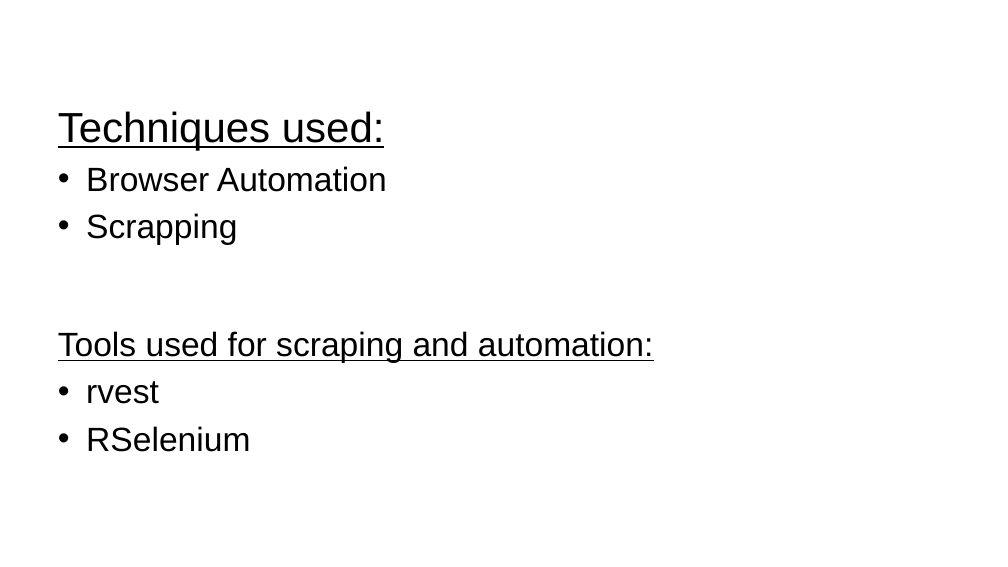
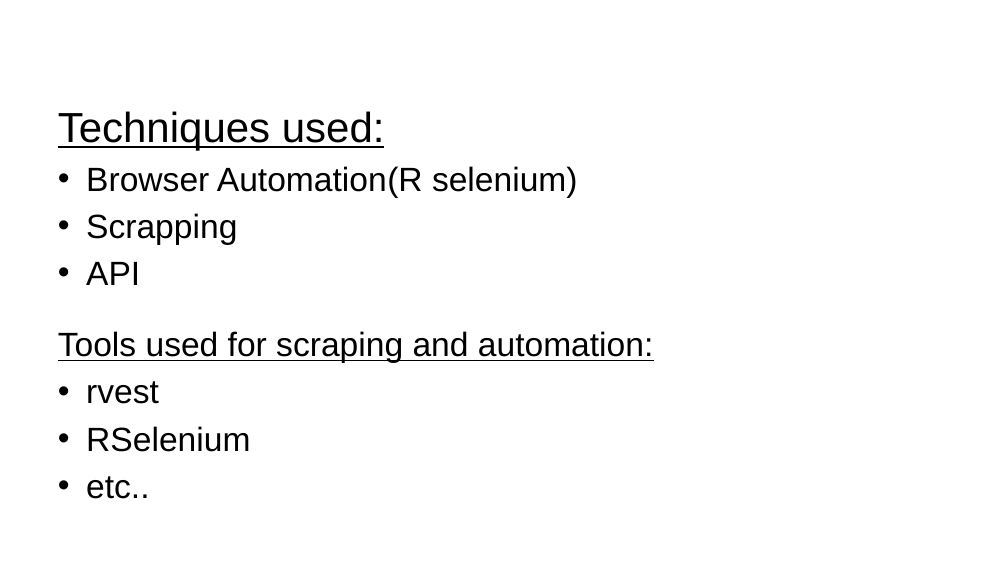
Before and after one commit to ansrali/data422-group-project, a slide deck: slide 10 of Group Project Presentation.pptx (slide 11 before the commit). Drawn at 1008x567 pixels with LibreOffice and Linux fonts; fonts in the diff are those of the drawing; background and template pictures are left out. Boxes give left, top, right and bottom in pixels: in the first picture for what was removed or moved away, otherwise in the second. Text is boxed around its words. In the diff, an @@ line names an element or a change of style, - is before the commit and + after.

```diff
--- a/Group Project Presentation.pptx
+++ b/Group Project Presentation.pptx
@@ text at [86,166,578,198]: text changed @@
-• Browser Automation
+• Browser Automation(R selenium)
@@ text at [86,262,140,285]: paragraph added @@
+• API
@@ text at [86,476,149,499]: paragraph added @@
+• etc..
```
Also in this commit, not shown: 9 other slides changed, 1 slide added, 3 slides removed, 1 other file.
